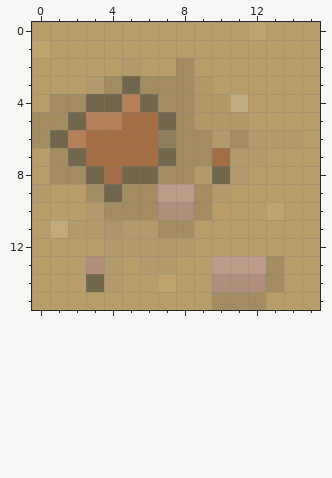
One commit to this pixel-art sprite: badger/textures/blocks/tex_block_sand_top_04.png. Above is the file before it was changed.
The file is 16x16 pixels. Colours within 5 levels of each other are drawn and written as one.
After:
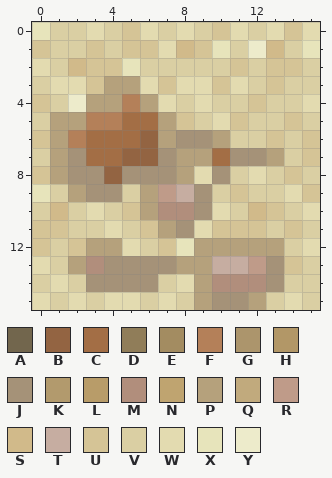
Palette (. is transparent): A #72664d  B #936442  C #a36e45  D #907d59  E #a38c61  F #b48059  G #ac956c  H #b29767  J #a59278  K #b29a6d  L #b89c69  M #b18e7c  N #bfa470  P #b5a17c  Q #c1aa7d  R #bf9b89  S #d1ba8a  T #c6ada1  U #d5c496  V #dacfa3  W #e3dbb0  X #e7e4bb  Y #edebcb
Diff:
Changed rows in their new state; - is an unchanged pixel.
first column x 0:
 0 XVVWVUWVWVUWVWUW
 1 UVVUVUUWSUXVYSVX
 2 WVSUUXVVVVVUVUUV
 3 VWWUPPWUWWUWVUVV
 4 UVYPP-PWVWVVUVVW
 5 VPP----PUVWUVVUV
 6 UP----BPJJPVVUVU
 7 VPJ--BBJPP-JJPVU
 8 UPJJBJJJPWJVWVUV
 9 XVPJJVP-TJVUVVWU
10 VSVWVUP--JWVSUVW
11 UUVVWVUPJWUUUVUV
12 UVUPPWVUXPPPPPVW
13 WVP-JJJJPPTT-JUV
14 VWVJJJJVWP---JVV
15 WVWVWWVWVPJJPVWV
Changed places in both pictures, as pixel boxes (x1, y1, x2, y2):
changed: (32, 22, 320, 310)
